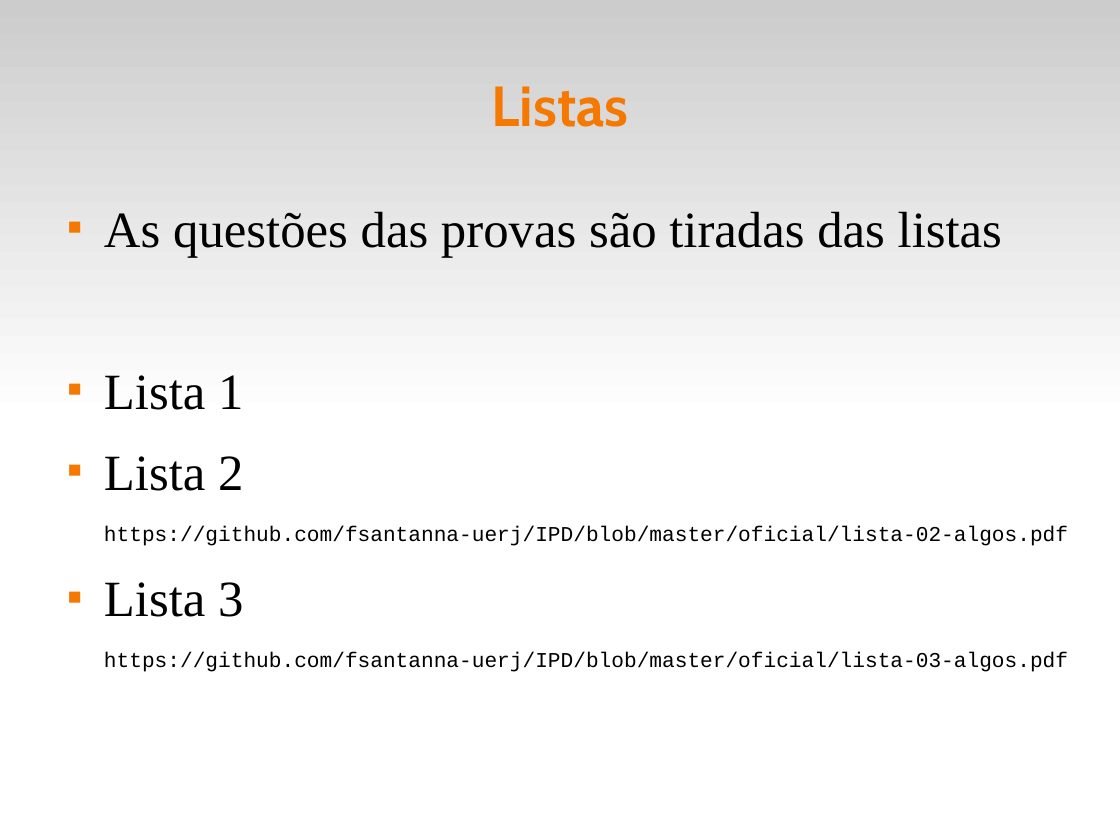
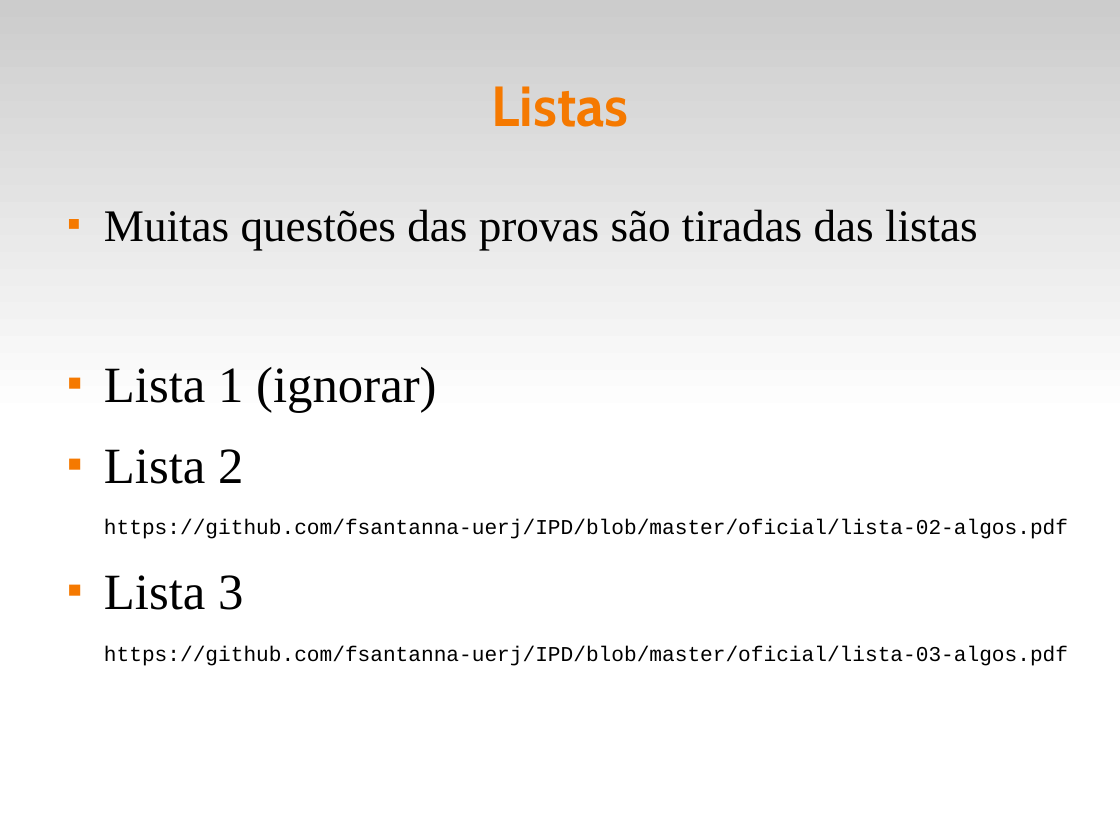
Before and after one commit to fsantanna-uerj/IPD, a slide deck: slide 10 of slides/ipd-00.odp. Drawn at 1120x840 pixels with LibreOffice and Linux fonts; fonts in the diff are those of the drawing. Boxes give left, top, right and bottom in pixels: in the first picture for what was removed or moved away, otherwise in the second. Text is boxed around its words. In the diff, an @@ line names an element or a change of style, - is before the commit and + after.

```diff
--- a/slides/ipd-00.odp
+++ b/slides/ipd-00.odp
@@ text at (x1=104, y1=209, x2=978, y2=412): text changed; size 36 to 32 pt @@
-■ As questões das provas são tiradas das listas
-■ Lista 1
+■ Muitas questões das provas são tiradas das listas
+■ Lista 1 (ignorar)
```
Also in this commit, not shown: 9 other slides changed, 3 other files.
